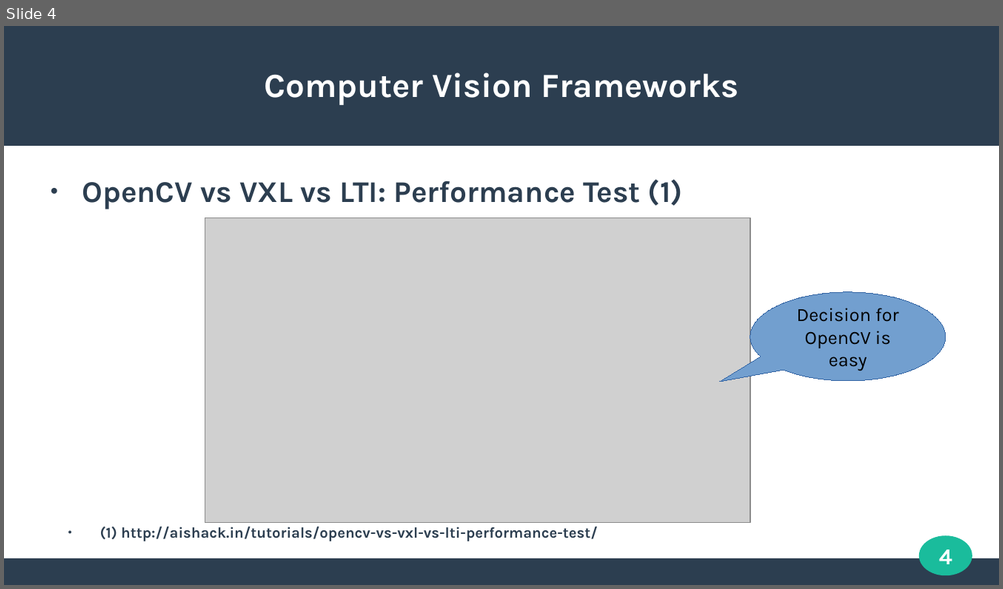
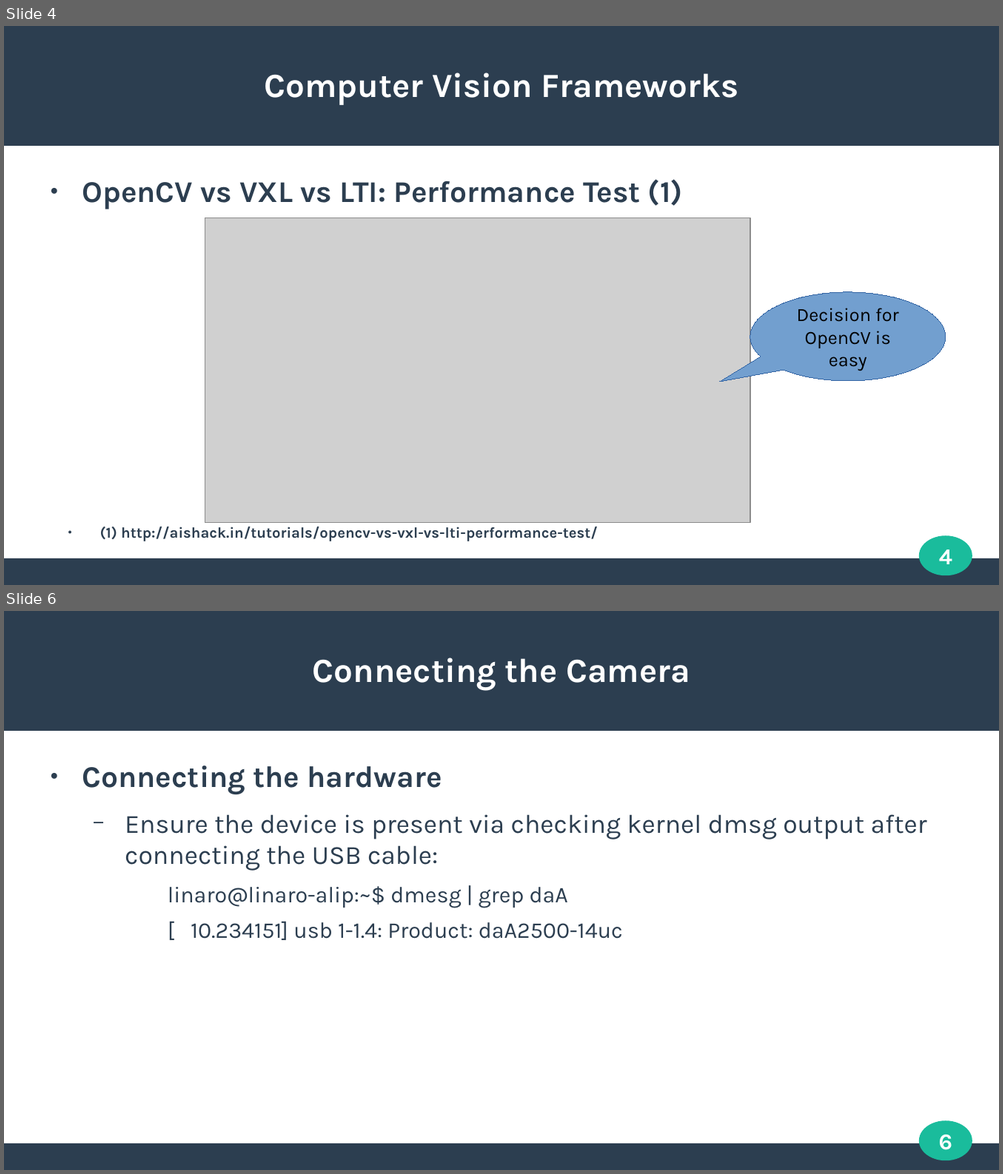
Before and after one commit to k-dieter/EmbeddedVision_Intro_1, a slide deck: EmbeddedVision_Session-2/EmbeddedVision_Session-2.odp. Shown one above the other, each under a label of ours: slide 4 before the commit, slides 4 and 6 after it; the slides between them are not shown. The pictures are 1003x589 and 1003x1174 pixels, drawn with LibreOffice and Linux fonts; fonts in the diff are those of the drawing; grey boxes stand for pictures. Boxes give left, top, right and bottom in pixels: in the first picture for what was removed or moved away, otherwise in the second. Text is boxed around its words. In the diff, an @@ line names an element or a change of style, - is before the commit and + after.

```diff
--- a/EmbeddedVision_Session-2/EmbeddedVision_Session-2.odp
+++ b/EmbeddedVision_Session-2/EmbeddedVision_Session-2.odp
@@ slide 6 added at (4, 611, 999, 1170), background #FFFFFF; not listed: 3 template elements that a slide beside it also shows @@
@@ title added at (313, 658, 690, 690), 27 pt, text #FFFFFF, bold @@
+Connecting the Camera
@@ text added at (82, 766, 927, 940), 21 pt, text #2C3E50 @@
+● Connecting the hardware
+  − Ensure the device is present via checking kernel dmsg output after connecting the USB cable:
+    linaro@linaro-alip:~$ dmesg | grep daA
+    [ 10.234151] usb 1-1.4: Product: daA2500-14uc
@@ page number added at (939, 1135, 953, 1150), 18 pt, text #FFFFFF, bold @@
+6
```
Also in this commit, not shown: 1 slide changed, 4 other slides added, 1 other file.
